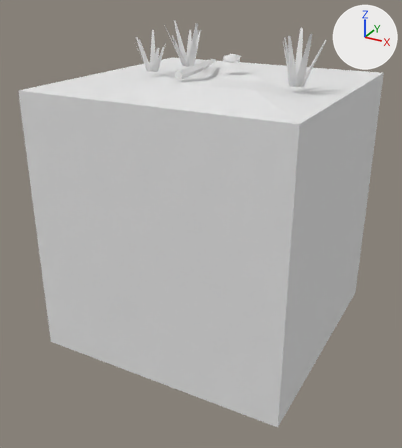
Before and after pictures for a commit that changed the FBX model Assets/Tiles/Grass/Grass dark 4.fbx.
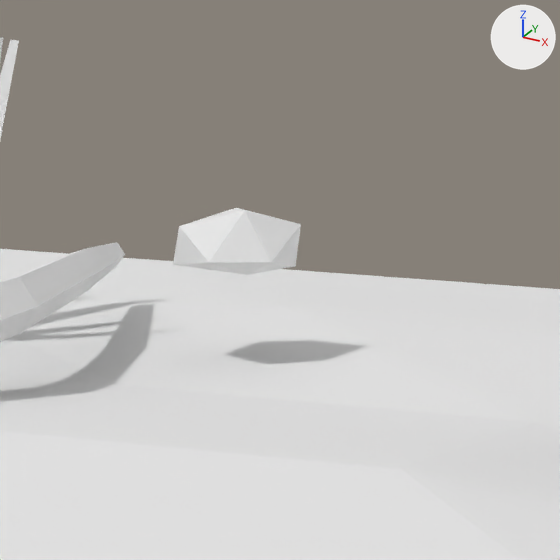
Each version is shown whole from a camera (50 mm lens) standing at (1.934, -3.761, 1.741) and looking at (-0.044, -0.165, -0.057), then close up on the part from 49% to 69% of the width and 5% to 23% of the height. Every picture has the same lights, and +X, +Y and +Z are marked at upper right. The last two pictures show the newer version. Where no turn or scale is listed for an object, it has been applied to the vertices. Vertices at exactly the same position are counted once.

In view in the first close-up: 'Grass dark 4'.
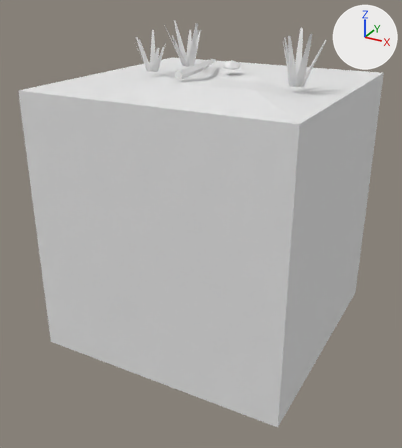
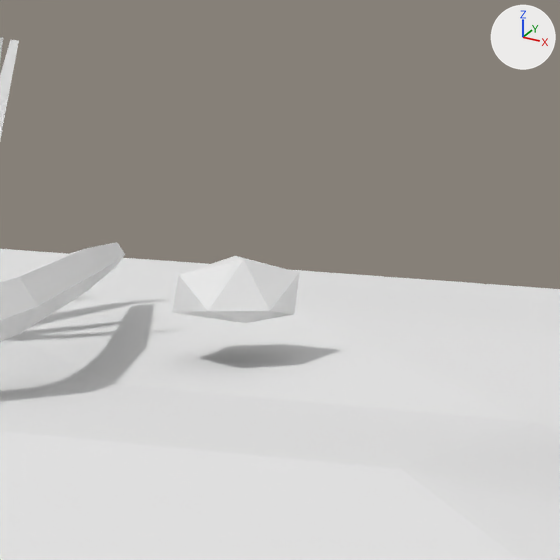
The change, as a diff of the scene's bpy script:
```diff
--- a/Assets/Tiles/Grass/Grass dark 4.fbx.py
+++ b/Assets/Tiles/Grass/Grass dark 4.fbx.py
@@ me_grass_dark_4 @@
 me_grass_dark_4.from_pydata(...)  # 153 vertices, 103 faces; spans x -1.0..1.0, y -1.0..1.0, z -1.0..1.45
 # used by ob_grass_dark_4; location = (0.0, 0.0, 0.0)
+# me_grass_dark_4 part 1: the loose piece of 12 vertices spanning x -0.04..0.08, y 0.13..0.26, z 1.16..1.23 is moved by (0.0, 0.0, -0.05)
 me_grass_dark_4.materials.append(mat_tileworld_tiles)
```

Changed parts and their boxes [x1, y1, x2, y2] in the close-ups (560 x 560 px; the box of a moved part takes in the faces that stretch with it):
part 1 of me_grass_dark_4, moved or reshaped
    before: [173, 208, 301, 275]
    after: [172, 256, 300, 323]
